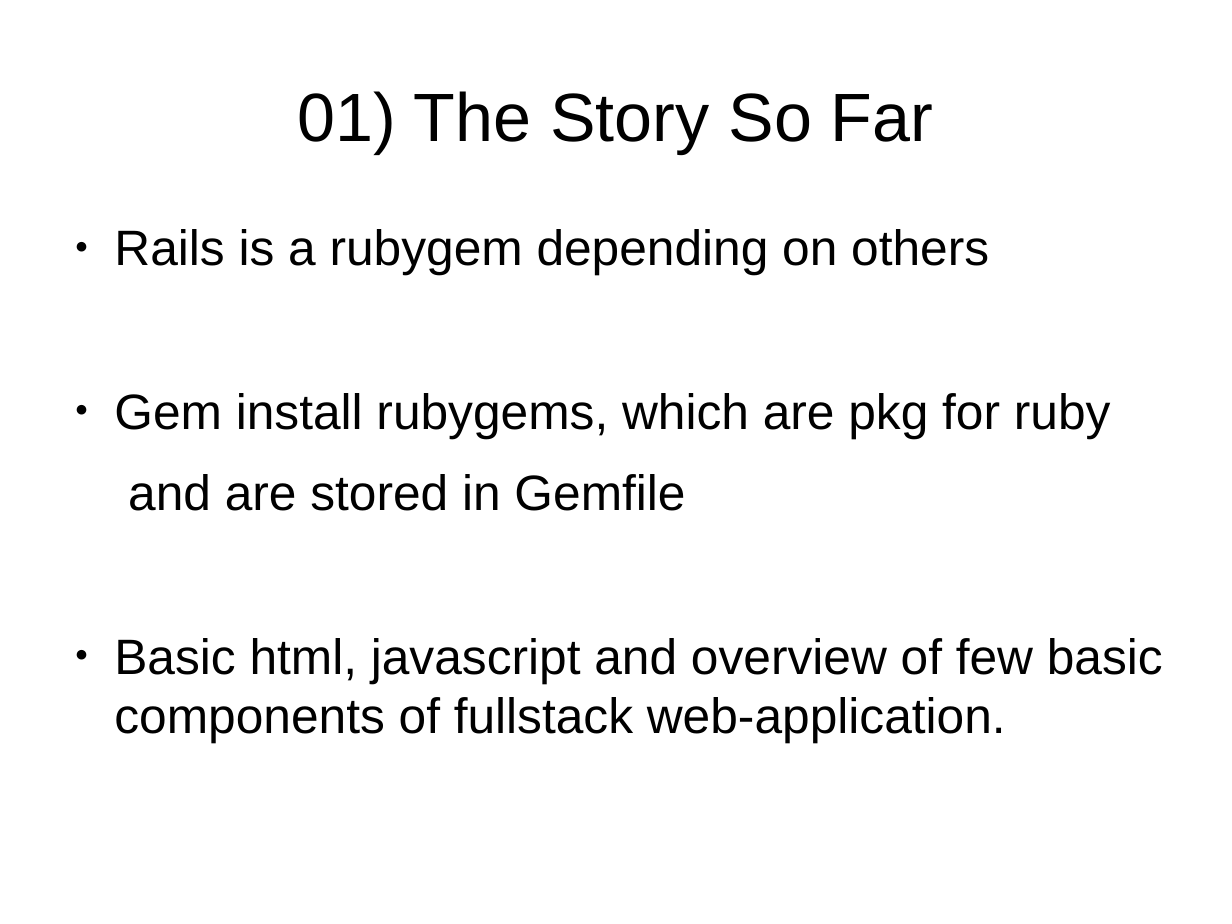
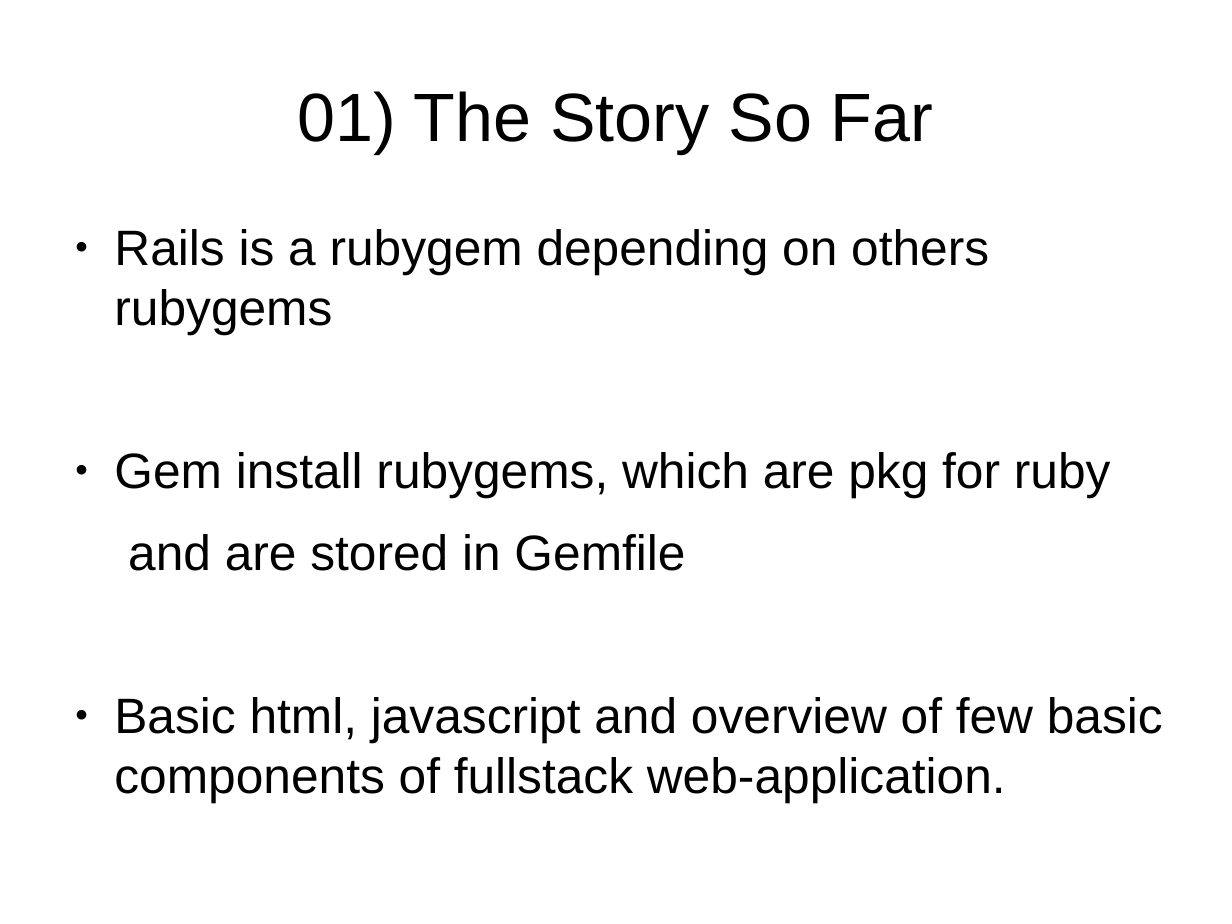
Before and after one commit to MalloZup/presentations, a slide deck: slide 7 of rails/2018/fullstack.odp. Drawn at 1232x924 pixels with LibreOffice and Linux fonts; fonts in the diff are those of the drawing. Boxes give left, top, right and bottom in pixels: in the first picture for what was removed or moved away, otherwise in the second. Text is boxed around its words. In the diff, an @@ line names an element or a change of style, - is before the commit and + after.

```diff
--- a/rails/2018/fullstack.odp
+++ b/rails/2018/fullstack.odp
@@ text at (x1=114, y1=229, x2=989, y2=335): text changed @@
-● Rails is a rubygem depending on others
+● Rails is a rubygem depending on others rubygems
```
Also in this commit, not shown: 1 other slide changed, 2 slides added, 2 slides removed, 1 other file.
